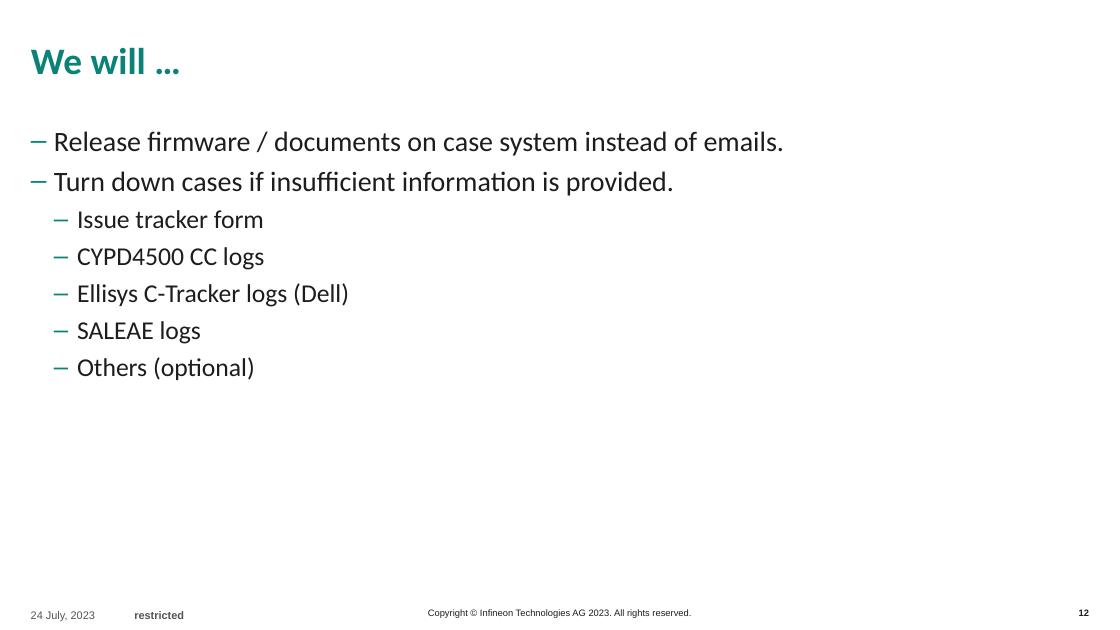
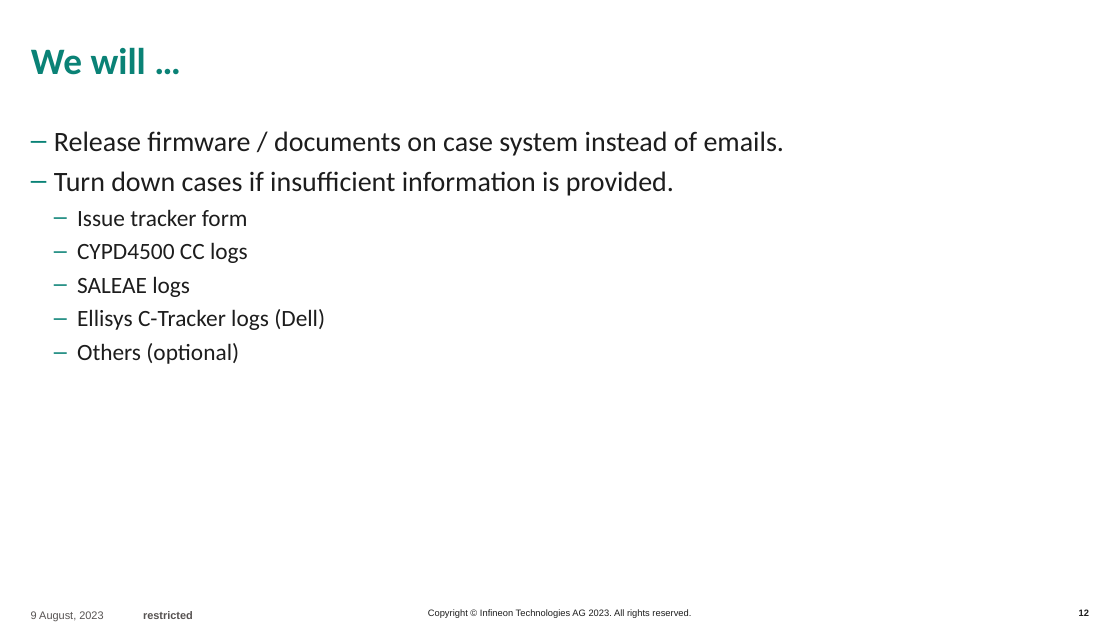
Before and after one commit to IFTWTraven/py_automation_saleae, a slide deck: slide 12 of docs/IFX MSD cases.pptx. Drawn at 1120x630 pixels with LibreOffice and Linux fonts; fonts in the diff are those of the drawing; background and template pictures are left out. Boxes give left, top, right and bottom in pixels: in the first picture for what was removed or moved away, otherwise in the second. Text is boxed around its words. In the diff, an @@ line names an element or a change of style, - is before the commit and + after.

```diff
--- a/docs/IFX MSD cases.pptx
+++ b/docs/IFX MSD cases.pptx
@@ text at [77, 209, 325, 364]: size 22 to 20 pt in "Issue tracker form", "CYPD4500 CC logs", "Ellisys C-Tracker logs (Dell)", "Others (optional)" @@
@@ text at [77, 276, 190, 297]: paragraph added @@
+  ‒ SALEAE logs
@@ text at [77, 321, 201, 344]: paragraph removed @@
-  ‒ SALEAE logs
@@ text at [31, 611, 193, 621]: text changed @@
-24 July, 2023 restricted
+9 August, 2023 restricted
```
Also in this commit, not shown: 18 other slides changed, 1 slide added, 27 other files.
